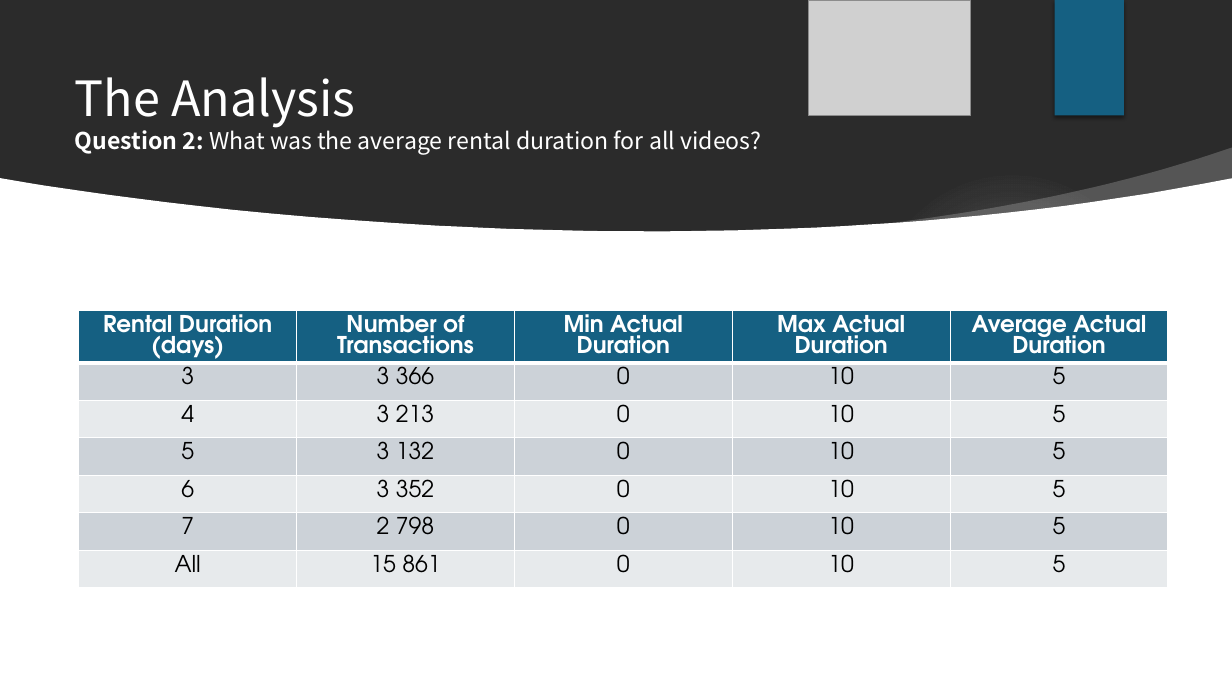
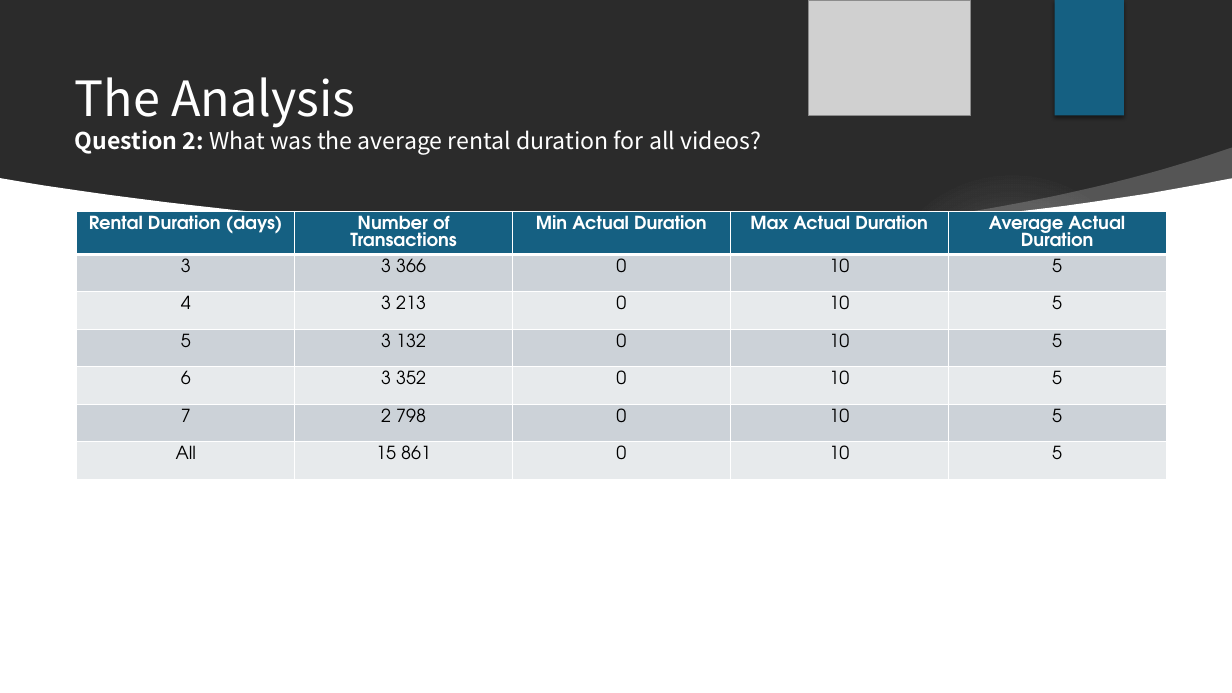
Before and after one commit to davidgriesel/03_streaming_service_database_queries, a slide deck: slide 7 of deliverables/presentation.pptx. Drawn at 1232x693 pixels with LibreOffice and Linux fonts; fonts in the diff are those of the drawing; grey boxes stand for pictures; background and template pictures are left out; a plain dark background stands for a picture behind light text. Boxes give left, top, right and bottom in pixels: in the first picture for what was removed or moved away, otherwise in the second. Text is boxed around its words. In the diff, an @@ line names an element or a change of style, - is before the commit and + after.

```diff
--- a/deliverables/presentation.pptx
+++ b/deliverables/presentation.pptx
@@ table at (x1=77, y1=212, x2=1167, y2=489) @@
@@ size 18 to 14 pt @@
@@ table resized from (x1=79, y1=311, x2=1169, y2=600) to (x1=77, y1=212, x2=1167, y2=489) @@
```
Also in this commit, not shown: 5 other slides changed, 1 other file.
